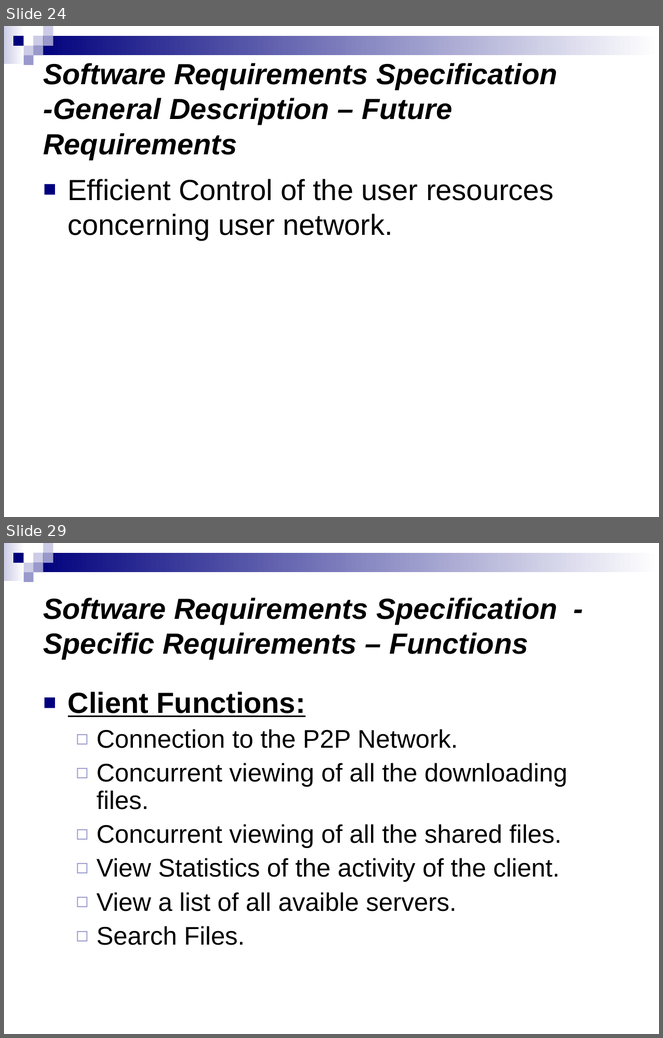
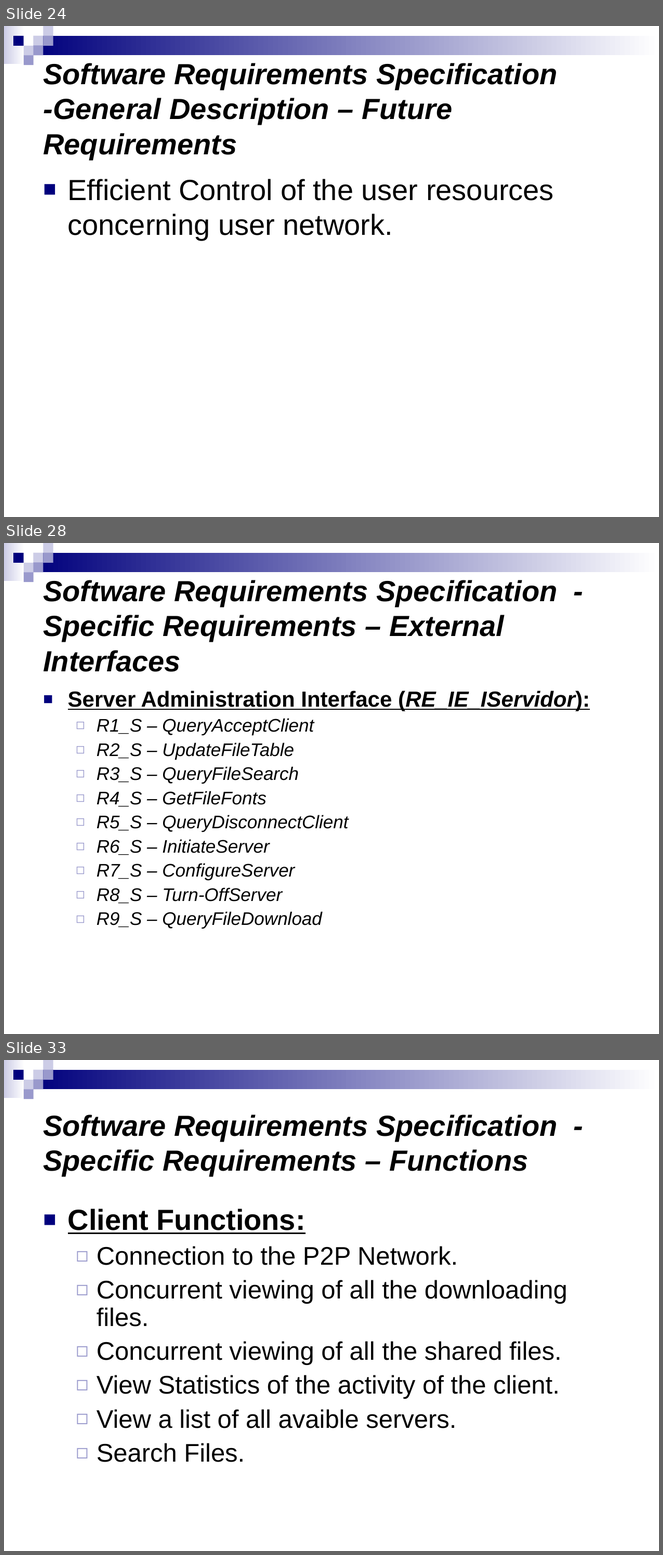
Before and after one commit to munsuri/egorilla, a slide deck: doc/PresentacionIS.ppt. Shown one above the other, each under a label of ours: slides 24 and 29 before the commit, slides 24, 28 and 33 after it; the slides between them are not shown. The pictures are 663x1038 and 663x1555 pixels, drawn with LibreOffice and Linux fonts; fonts in the diff are those of the drawing. Boxes give left, top, right and bottom in pixels: in the first picture for what was removed or moved away, otherwise in the second. Text is boxed around its words. In the diff, an @@ line names an element or a change of style, - is before the commit and + after.

```diff
--- a/doc/PresentacionIS.ppt
+++ b/doc/PresentacionIS.ppt
@@ slide 28 added at (x1=4, y1=543, x2=659, y2=1034), background #FFFFFF; not listed: 9 template elements that a slide beside it also shows @@
@@ title added at (x1=43, y1=580, x2=557, y2=672), 32 pt, text #000000, bold, italic @@
+Software Requirements Specification - Specific Requirements – External Interfaces
@@ text added at (x1=68, y1=691, x2=590, y2=929), 20 pt, text #000000, italic @@
+■ Server Administration Interface (RE_IE_IServidor):
+  ◻ R1_S – QueryAcceptClient
+  ◻ R2_S – UpdateFileTable
+  ◻ R3_S – QueryFileSearch
+  ◻ R4_S – GetFileFonts
+  ◻ R5_S – QueryDisconnectClient
+  ◻ R6_S – InitiateServer
+  ◻ R7_S – ConfigureServer
+  ◻ R8_S – Turn-OffServer
+  ◻ R9_S – QueryFileDownload
@@ what was slide 29 is now slide 33 @@
```
Also in this commit, not shown: 6 slides changed, 3 other slides added.
